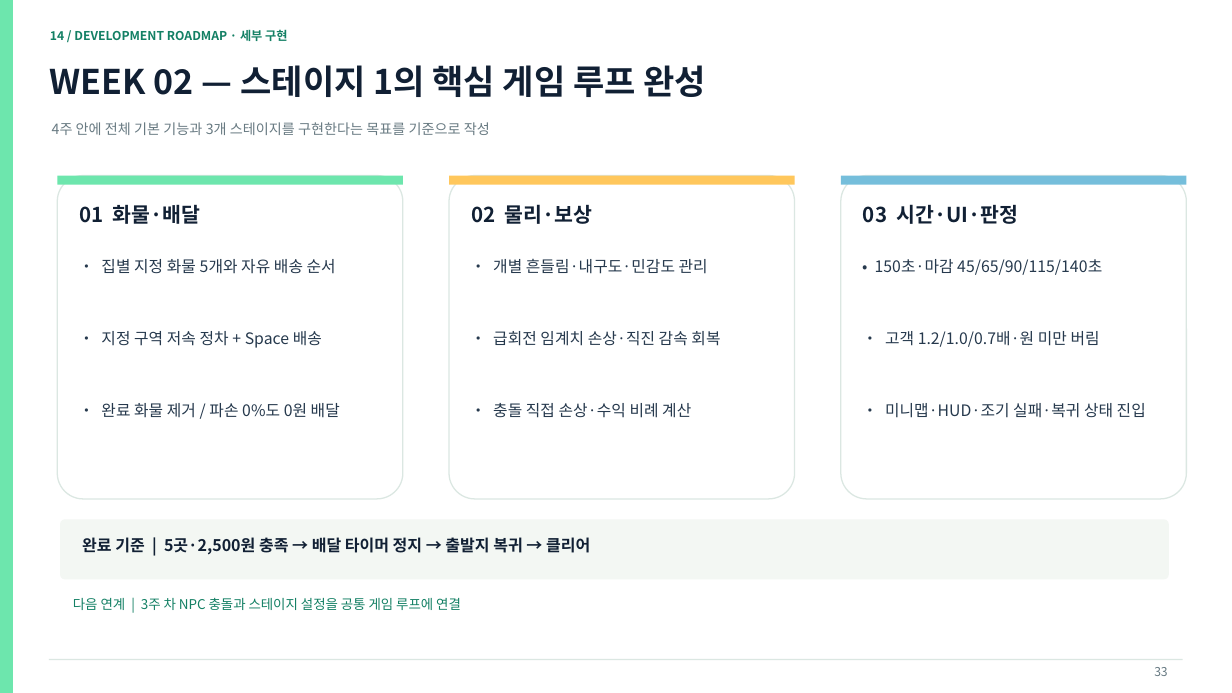
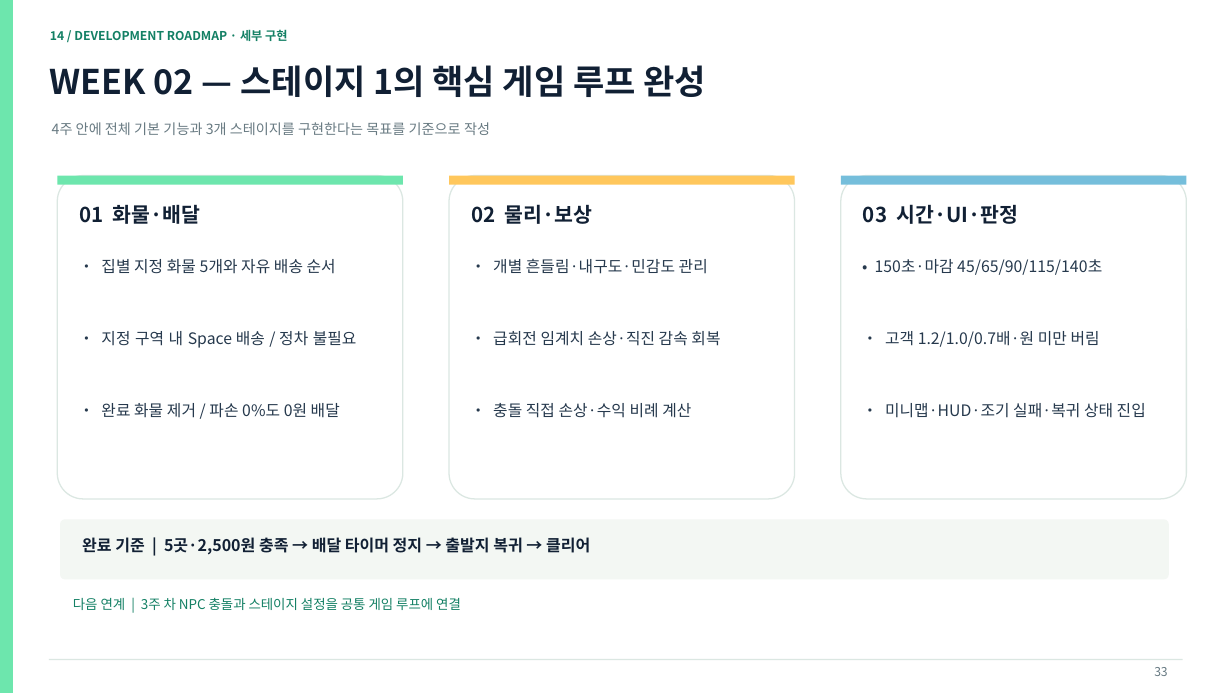
Before and after one commit to seo-spec/2Dgame-Delivery, a slide deck: slide 33 of data/docs/골목길_퀵배송_상세기획서.pptx. Drawn at 1232x693 pixels with LibreOffice and Linux fonts; fonts in the diff are those of the drawing. Boxes give left, top, right and bottom in pixels: in the first picture for what was removed or moved away, otherwise in the second. Text is boxed around its words. In the diff, an @@ line names an element or a change of style, - is before the commit and + after.

```diff
--- a/data/docs/골목길_퀵배송_상세기획서.pptx
+++ b/data/docs/골목길_퀵배송_상세기획서.pptx
@@ text at (101,331,357,348): text changed @@
-• 지정 구역 저속 정차 + Space 배송
+• 지정 구역 내 Space 배송 / 정차 불필요
```
Also in this commit, not shown: 11 other slides changed, 6 slides added, 1 other file.
